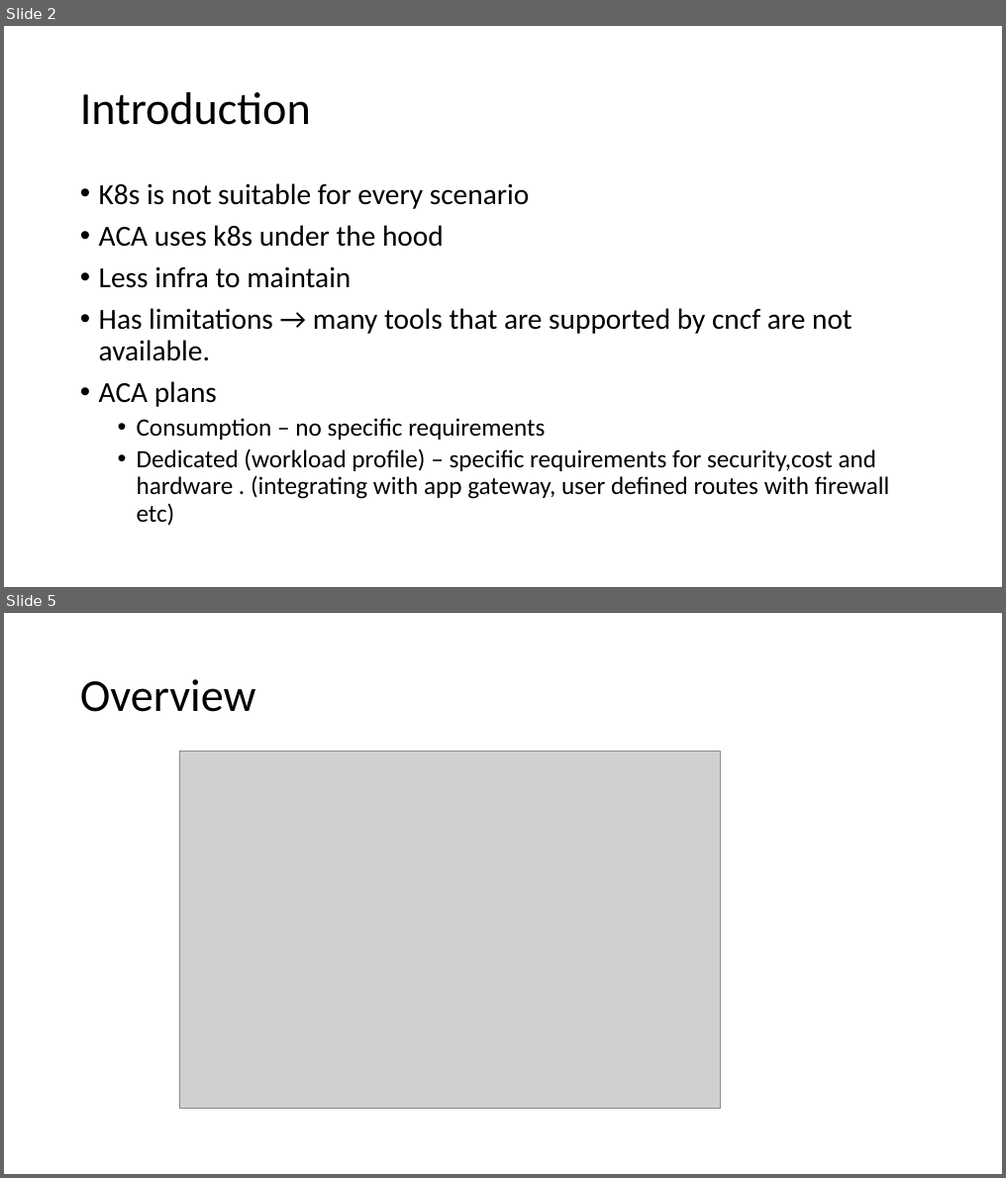
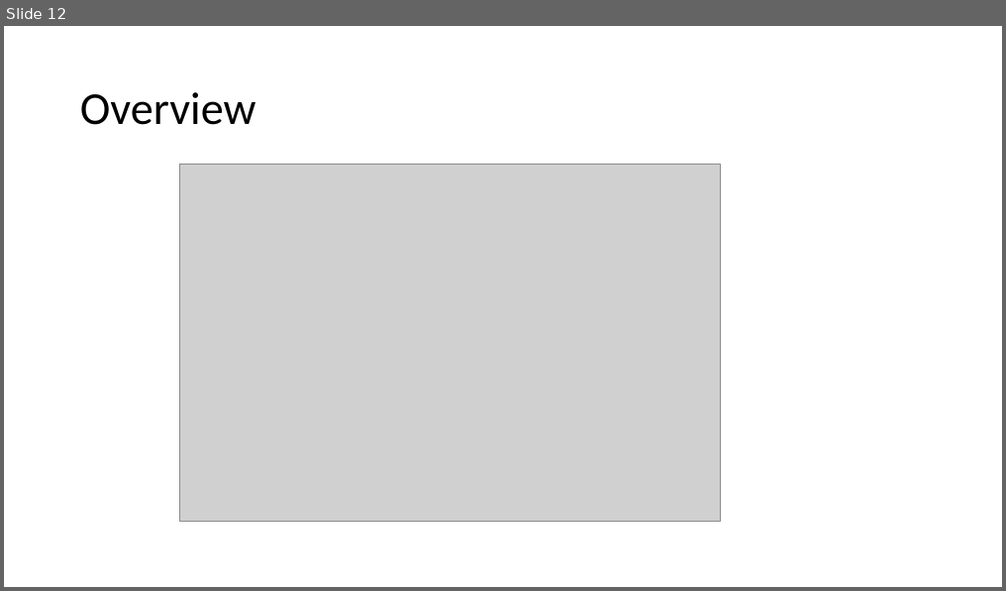
Before and after one commit to cs-samvith/space-app-platform, a slide deck: container-apps.pptx. Shown one above the other, each under a label of ours: slides 2 and 5 before the commit, slide 12 after it; the slides between them are not shown. The pictures are 1006x1178 and 1006x591 pixels, drawn with LibreOffice and Linux fonts; fonts in the diff are those of the drawing; grey boxes stand for pictures. Boxes give left, top, right and bottom in pixels: in the first picture for what was removed or moved away, otherwise in the second. Text is boxed around its words. In the diff, an @@ line names an element or a change of style, - is before the commit and + after.

```diff
--- a/container-apps.pptx
+++ b/container-apps.pptx
@@ slide 2 removed at [4,26,1002,587], background #FFFFFF @@
@@ title removed at [80,92,311,125] @@
-Introduction
@@ text removed at [99,183,890,526] @@
-• K8s is not suitable for every scenario
-• ACA uses k8s under the hood
-• Less infra to maintain
-• Has limitations → many tools that are supported by cncf are not available.
-• ACA plans
-  • Consumption – no specific requirements
-  • Dedicated (workload profile) – specific requirements for security,cost and hardware . (integrating with app gateway, user defined routes with firewall etc)
@@ what was slide 5 is now slide 12 @@
```
Also in this commit, not shown: 1 slide changed, 9 slides added, 1 other slide removed, 27 other files.
